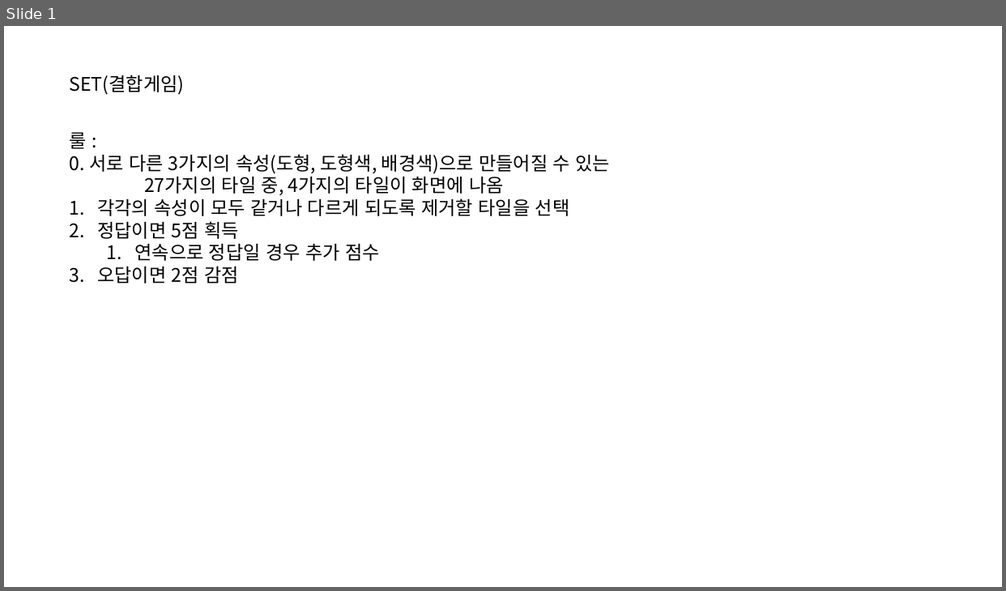
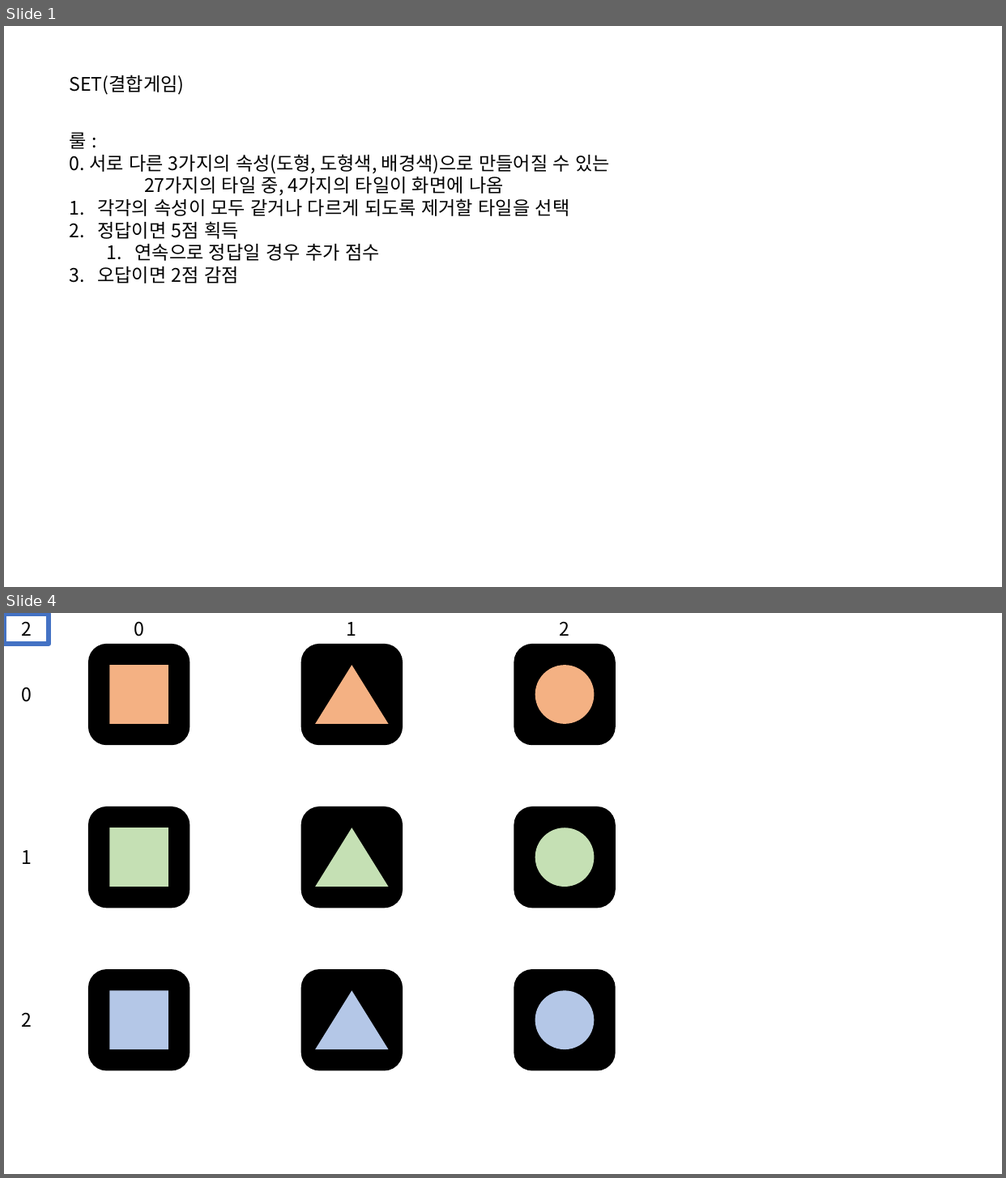
Before and after one commit to SILIVARY/minigameCollection, a slide deck: Assets/assets/pptx/game-set.pptx. Shown one above the other, each under a label of ours: slide 1 before the commit, slides 1 and 4 after it; the slides between them are not shown. The pictures are 1006x591 and 1006x1178 pixels, drawn with LibreOffice and Linux fonts; fonts in the diff are those of the drawing. Boxes give left, top, right and bottom in pixels: in the first picture for what was removed or moved away, otherwise in the second. Text is boxed around its words. In the diff, an @@ line names an element or a change of style, - is before the commit and + after.

```diff
--- a/Assets/assets/pptx/game-set.pptx
+++ b/Assets/assets/pptx/game-set.pptx
@@ slide 4 added at bbox=[4, 613, 1002, 1174], background #FFFFFF @@
@@ rectangle added at bbox=[4, 614, 49, 644], outline #4472C4 4.5 pt, 18 pt, text #000000 @@
+2
@@ text added at bbox=[134, 621, 144, 636], 18 pt, text #000000 @@
+0
@@ text added at bbox=[347, 622, 357, 636], 18 pt, text #000000 @@
+1
@@ text added at bbox=[560, 621, 570, 636], 18 pt, text #000000 @@
+2
@@ rounded rectangle added at bbox=[91, 646, 187, 743], fill #000000, outline #000000 4.5 pt @@
@@ rounded rectangle added at bbox=[304, 646, 400, 743], fill #000000, outline #000000 4.5 pt @@
@@ rounded rectangle added at bbox=[516, 646, 612, 743], fill #000000, outline #000000 4.5 pt @@
@@ rectangle added at bbox=[109, 665, 168, 724], fill #F4B183 @@
@@ triangle added at bbox=[315, 665, 389, 724], fill #F4B183 @@
@@ ellipse added at bbox=[535, 665, 594, 724], fill #F4B183 @@
@@ text added at bbox=[21, 687, 32, 702], 18 pt, text #000000 @@
+0
@@ rounded rectangle added at bbox=[91, 809, 187, 905], fill #000000, outline #000000 4.5 pt @@
@@ rectangle added at bbox=[109, 828, 168, 887], fill #C5E0B4 @@
@@ rounded rectangle added at bbox=[304, 809, 400, 905], fill #000000, outline #000000 4.5 pt @@
@@ triangle added at bbox=[315, 828, 389, 887], fill #C5E0B4 @@
@@ rounded rectangle added at bbox=[516, 809, 612, 905], fill #000000, outline #000000 4.5 pt @@
@@ ellipse added at bbox=[535, 828, 594, 887], fill #C5E0B4 @@
@@ text added at bbox=[21, 850, 32, 864], 18 pt, text #000000 @@
+1
@@ rounded rectangle added at bbox=[91, 972, 187, 1068], fill #000000, outline #000000 4.5 pt @@
@@ rounded rectangle added at bbox=[304, 972, 400, 1068], fill #000000, outline #000000 4.5 pt @@
@@ rounded rectangle added at bbox=[516, 972, 612, 1068], fill #000000, outline #000000 4.5 pt @@
@@ rectangle added at bbox=[109, 991, 168, 1050], fill #B4C7E7 @@
@@ triangle added at bbox=[315, 991, 389, 1050], fill #B4C7E7 @@
@@ ellipse added at bbox=[535, 991, 594, 1050], fill #B4C7E7 @@
@@ text added at bbox=[21, 1012, 32, 1027], 18 pt, text #000000 @@
+2
```
Also in this commit, not shown: 1 slide changed, 4 other slides added, 3 slides removed.
